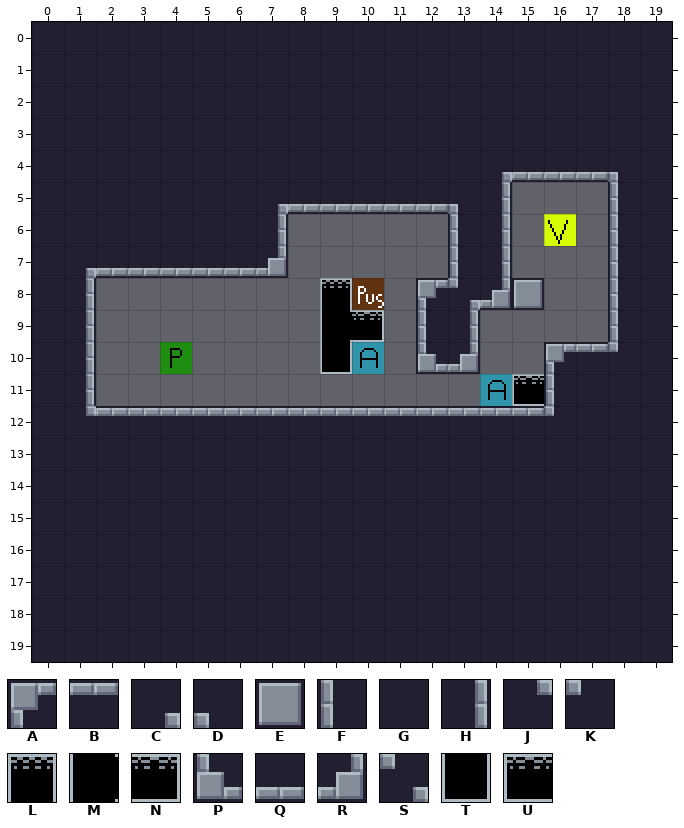
Tiled map: assets/tiled/levels/holesome.tmx. That is the earlier state.
Cells are 16x16 px. Shown: x 0..19, y 0..19.
Key: from "default": A 0 "solid", B 1 "solid", C 3 "solid", D 4 "solid", E 6 "solid", F 16 "solid", G 17 "solid", H 18 "solid", J 19 "solid", K 20 "solid", L 24 "pit", M 25 "pit", N 26 "pit", P 32 "solid", Q 33 "solid", R 34 "solid", S 36 "solid", T 56 "pit", U 69 "pit".
_ is an empty cell.
Layer "Tile Layer 1" before, first column x 0:
 0 GGGGGGGGGGGGGGGGGGGG
 1 GGGGGGGGGGGGGGGGGGGG
 2 GGGGGGGGGGGGGGGGGGGG
 3 GGGGGGGGGGGGGGGGGGGG
 4 GGGGGGGGGGGGGGCQQQDG
 5 GGGGGGGCQQQQQDH___FG
 6 GGGGGGGH_____FH___FG
 7 GCQQQQQR_____FH___FG
 8 GH_______L__ASRE__FG
 9 GH_______MN_FH____FG
10 GH_______T__PR__ABKG
11 GH_____________UFGGG
12 GJBBBBBBBBBBBBBBKGGG
13 GGGGGGGGGGGGGGGGGGGG
14 GGGGGGGGGGGGGGGGGGGG
15 GGGGGGGGGGGGGGGGGGGG
16 GGGGGGGGGGGGGGGGGGGG
17 GGGGGGGGGGGGGGGGGGGG
18 GGGGGGGGGGGGGGGGGGGG
19 GGGGGGGGGGGGGGGGGGGG
Now the later version:
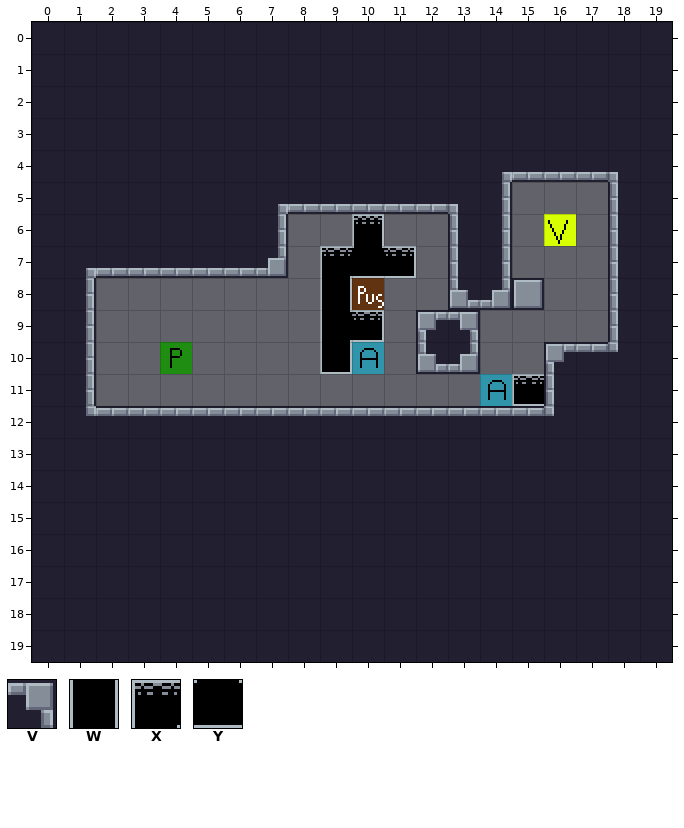
Further tiles: from "default": V 2 "solid", W 40 "pit", X 59 "pit", Y 77 "pit".
The exact change:
Layer "Tile Layer 1":
The edit turns tile F into tile A in row 9 at x 12.
There is now tile L in row 6 at x 10.
There is now tile N in row 7 at x 11.
The edit turns tile S into tile P in row 8 at x 13.
The edit turns tile H into tile V in row 9 at x 13.
The edit turns tile L into tile W in row 8 at x 9.
There is now tile X in row 7 at x 9.
There is now tile Y in row 7 at x 10.
Tile A is gone in row 8 at x 12.
Boxes around the changes in both pictures, in picture pixels (x1, y1, x2, y2):
changed: (320, 214, 480, 332)
